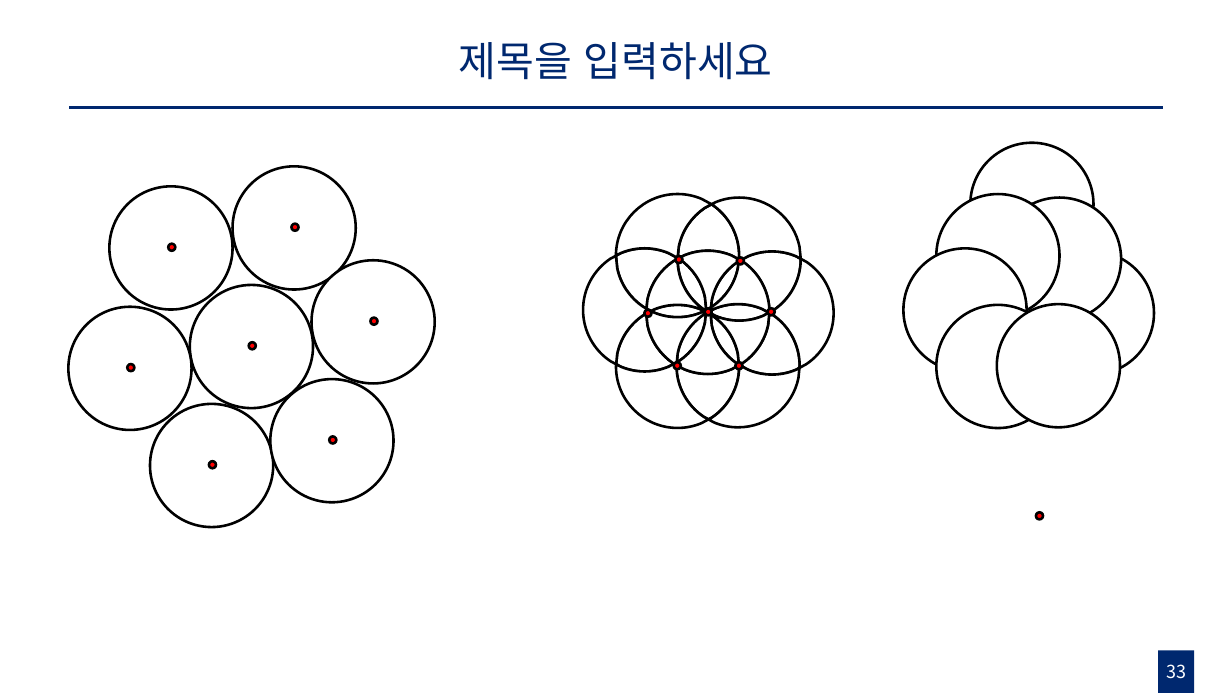
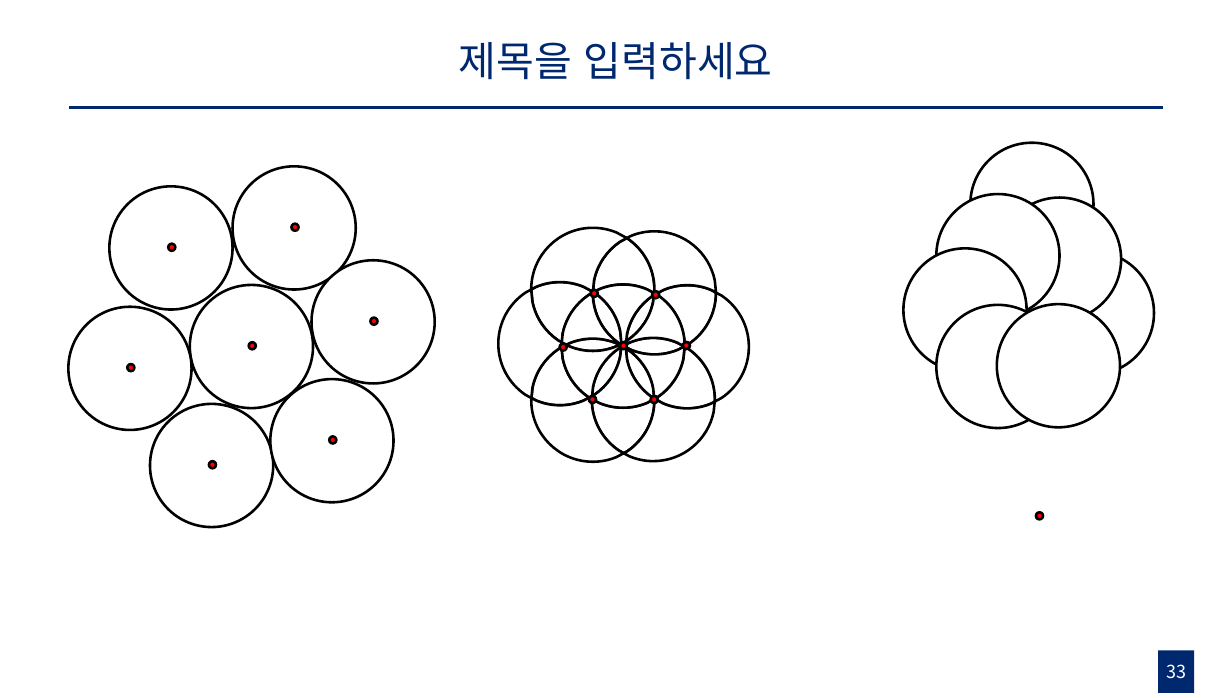
Before and after one commit to gusrn0505/TIL, a slide deck: slide 33 of Pseudo labeling with Coreset 초안.pptx. Drawn at 1232x693 pixels with LibreOffice and Linux fonts; fonts in the diff are those of the drawing. Boxes give left, top, right and bottom in pixels: in the first picture for what was removed or moved away, otherwise in the second. Text is boxed around its words. In the diff, an @@ line names an element or a change of style, - is before the commit and + after.

```diff
--- a/Pseudo labeling with Coreset 초안.pptx
+++ b/Pseudo labeling with Coreset 초안.pptx
@@ 37 freeform shapes, 7 ellipses: place and size @@
-37 freeform shapes, 7 ellipses at [583,194,835,429]
+37 freeform shapes, 7 ellipses at [498,228,750,462]
```
Also in this commit, not shown: 1 other slide changed, 1 other file.
